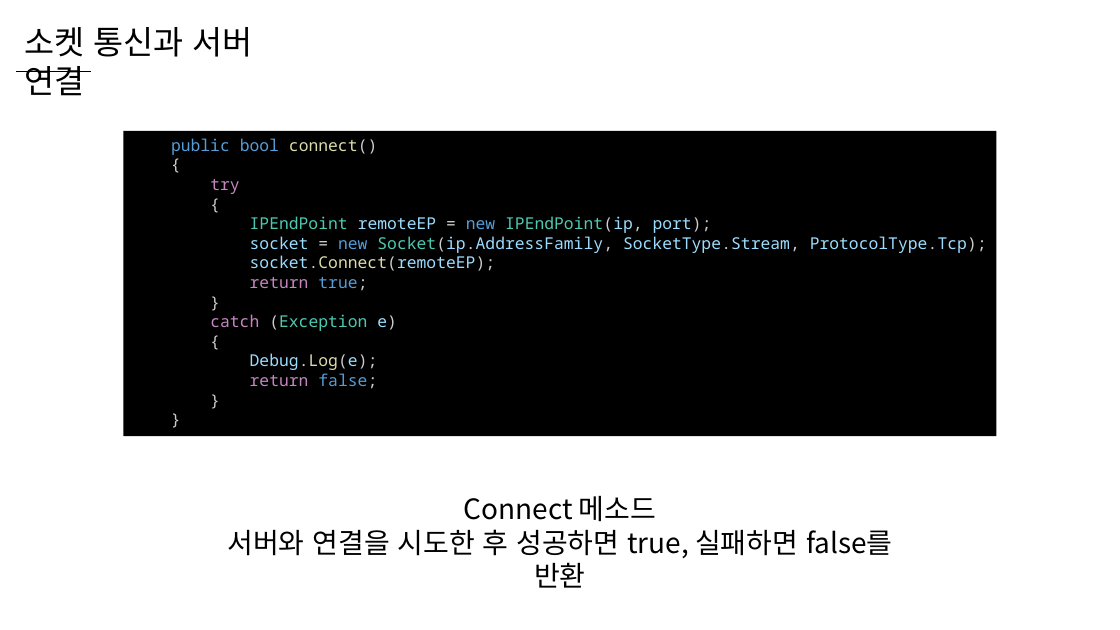
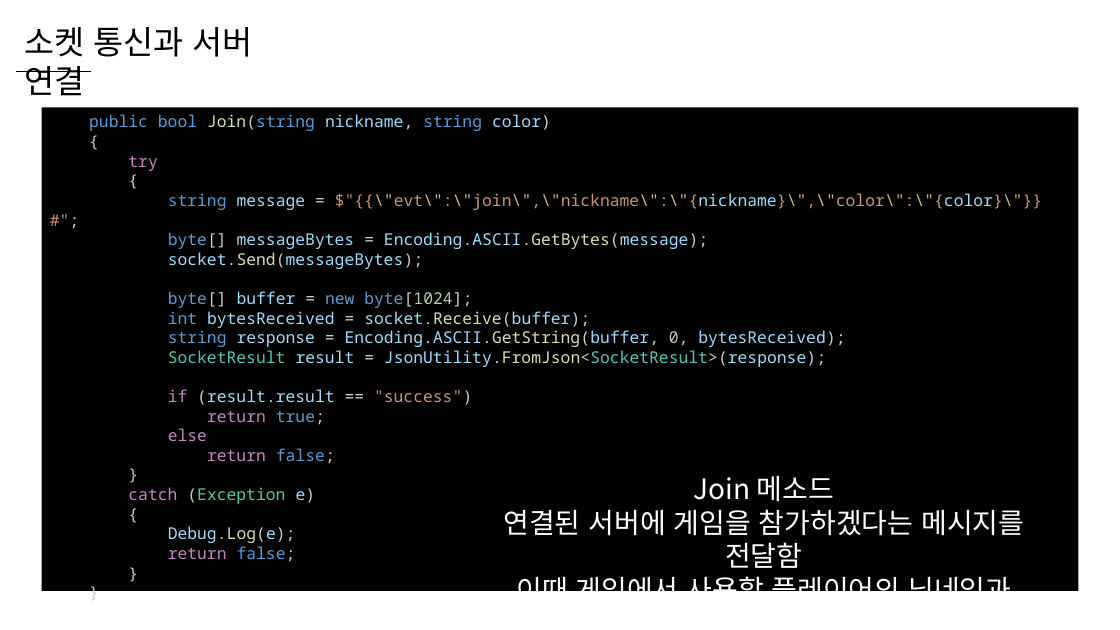
Before and after one commit to WooLyung/2023-Unity-Lecture, a slide deck: slide 40 of Day 1/Day 1.pptx (slide 39 before the commit). Drawn at 1120x630 pixels with LibreOffice and Linux fonts; fonts in the diff are those of the drawing. Boxes give left, top, right and bottom in pixels: in the first picture for what was removed or moved away, otherwise in the second. Text is boxed around its words. In the diff, an @@ line names an element or a change of style, - is before the commit and + after.

```diff
--- a/Day 1/Day 1.pptx
+++ b/Day 1/Day 1.pptx
@@ rectangle "public bool Join(string nickname, string ...": place and size @@
-rectangle "public bool Join(string nickname, string ..." at [124, 131, 996, 437]
+rectangle "public bool Join(string nickname, string ..." at [42, 108, 1079, 592]
@@ text in rectangle at [89, 114, 551, 131]: text changed @@
-public bool connect()
+public bool Join(string nickname, string color)
@@ text in rectangle at [168, 193, 1042, 405]: text changed @@
-IPEndPoint remoteEP = new IPEndPoint(ip, port);
-socket = new Socket(ip.AddressFamily, SocketType.Stream, ProtocolType.Tcp);
-socket.Connect(remoteEP);
+string message = $"{{\"evt\":\"join\",\"nickname\":\"{nickname}\",\"color\":\"{color}\"}}#";
+byte[] messageBytes = Encoding.ASCII.GetBytes(message);
+socket.Send(messageBytes);
+byte[] buffer = new byte[1024];
+int bytesReceived = socket.Receive(buffer);
+string response = Encoding.ASCII.GetString(buffer, 0, bytesReceived);
+SocketResult result = JsonUtility.FromJson<SocketResult>(response);
+if (result.result == "success")
@@ text in rectangle at [168, 428, 335, 463]: paragraphs added @@
+else
+return false;
@@ text at [503, 475, 1024, 591]: text changed; text colour #000000 to #FFFFFF @@
-Connect 메소드
-서버와 연결을 시도한 후 성공하면 true, 실패하면 false를 반환
+Join 메소드
+연결된 서버에 게임을 참가하겠다는 메시지를 전달함
+이때 게임에서 사용할 플레이어의 닉네임과 색상을 줌
```
Also in this commit, not shown: 7 other slides changed, 20 slides added, 1 slide removed, 7 other files.
